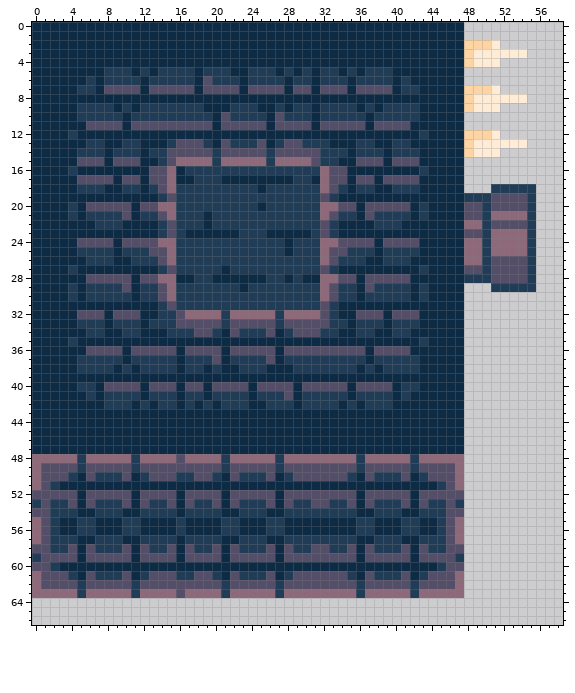
Sprite sheet: art/slimbclimb-art.png. Above is the file before it was changed.
The file is 128x128 pixels. Shown: x 0..58, y 0..66.
Once edited:
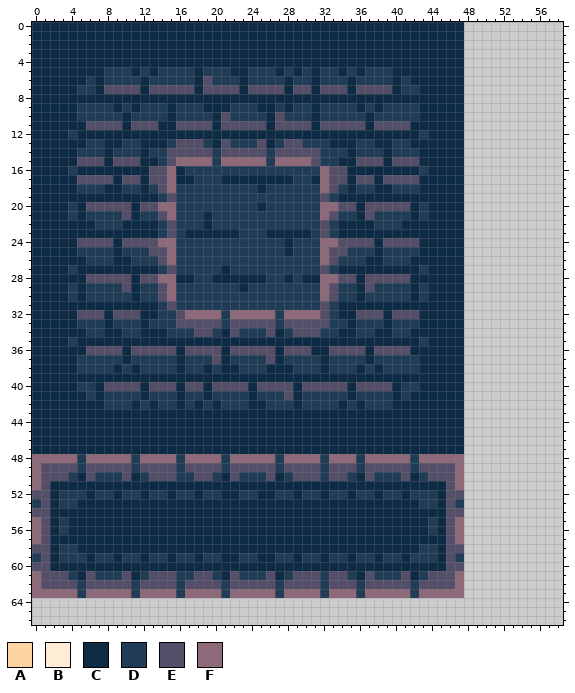
Palette (. is transparent): A #ffd4a3  B #ffecd6  C #0d2b45  D #203c56  E #544e68  F #8d697a
Change:
y 2: x 48..51 AAAB -> ....
y 3: x 48..54 ABBBBBB -> .......
y 4: x 48..51 ABBB -> ....
y 7: x 48..51 AAAB -> ....
y 8: x 48..54 ABBBBBB -> .......
y 9: x 15 D -> C; x 48..51 ABBB -> ....
y 10: x 15 D -> C
y 11: x 14..15 EE -> CC
y 12: x 48..51 AAAB -> ....
y 13: x 48..54 ABBBBBB -> .......
y 14: x 48..51 ABBB -> ....
y 18: x 51..55 DDDDD -> .....
y 19: x 48..55 DDDEEEED -> ........
y 20: x 48..55 EEDEEEED -> ........
y 21: x 48..55 EEDFFFFD -> ........
y 22: x 48..55 FFDEEEED -> ........
y 23: x 48..55 EEDFFFFD -> ........
y 24..25: x 48..55 FFDFFFFD -> ........
y 26: x 48..55 FFDEEEED -> ........
y 27: x 48..55 EEDEEEED -> ........
y 28: x 48..55 DDDEEEED -> ........
y 29: x 51..55 DDDDD -> .....
y 36: x 31..32 EE -> CC
y 37..38: x 32 D -> C
y 48: x 16 E -> D; x 32 F -> D
y 49: x 16 E -> D; x 32 E -> D
y 50: x 32 E -> D
y 51: x 2 D -> C; x 45 D -> C
y 52: x 2..20 EEECEEEEECEEEECEEEE -> CDDDCDDCDDCDDCDDCDD; x 22..45 EEEEECEEEEEEEECEEEEECEEE -> CDDCCDDCDDCDDCDDCDDCDDDC
y 53: x 2 D -> C; x 4 E -> D; x 6..10 EDDDE -> CCCCC; x 12..15 EDDE -> CCCC; x 17..20 EDDE -> CCCC; x 22..26 EDDDE -> CCCCC; x 28..35 EDDEEDDE -> CCCCCCCC; x 37..41 EDDDE -> CCCCC; x 43 E -> D; x 45 D -> C
y 54: x 2..4 DDD -> CCC; x 7..9 DDD -> CCC; x 12..15 DDDD -> CCCC; x 17..20 DDDD -> CCCC; x 23..25 DDD -> CCC; x 28..35 DDDDDDDD -> CCCCCCCC; x 38..40 DDD -> CCC; x 43..45 DDD -> CCC
y 55..56: x 2..3 DC -> CD; x 5..6 DD -> CC; x 10..11 DD -> CC; x 16 D -> C; x 21..22 DD -> CC; x 26..27 DD -> CC; x 36..37 DD -> CC; x 41..42 DD -> CC; x 44..45 CD -> DC
y 57: x 2..4 DDD -> CCC; x 7..9 DDD -> CCC; x 12..15 DDDD -> CCCC; x 17..20 DDDD -> CCCC; x 23..25 DDD -> CCC; x 28..35 DDDDDDDD -> CCCCCCCC; x 38..40 DDD -> CCC; x 43..45 DDD -> CCC
y 58: x 2 D -> C; x 4 E -> D; x 6..10 EDDDE -> CCCCC; x 12..15 EDDE -> CCCC; x 17..20 EDDE -> CCCC; x 22..26 EDDDE -> CCCCC; x 28..35 EDDEEDDE -> CCCCCCCC; x 37..41 EDDDE -> CCCCC; x 43 E -> D; x 45 D -> C
y 59: x 2..20 EEECEEEEECEEEECEEEE -> CDDDCDDCDDCDDCDDCDD; x 22..45 EEEEECEEEEEEEECEEEEECEEE -> CDDCCDDCDDCDDCDDCDDCDDDC
y 60: x 2 D -> C; x 45 D -> C
y 61: x 32 E -> D
y 62: x 16 E -> D; x 32 E -> D
y 63: x 16 E -> D; x 32 F -> D
